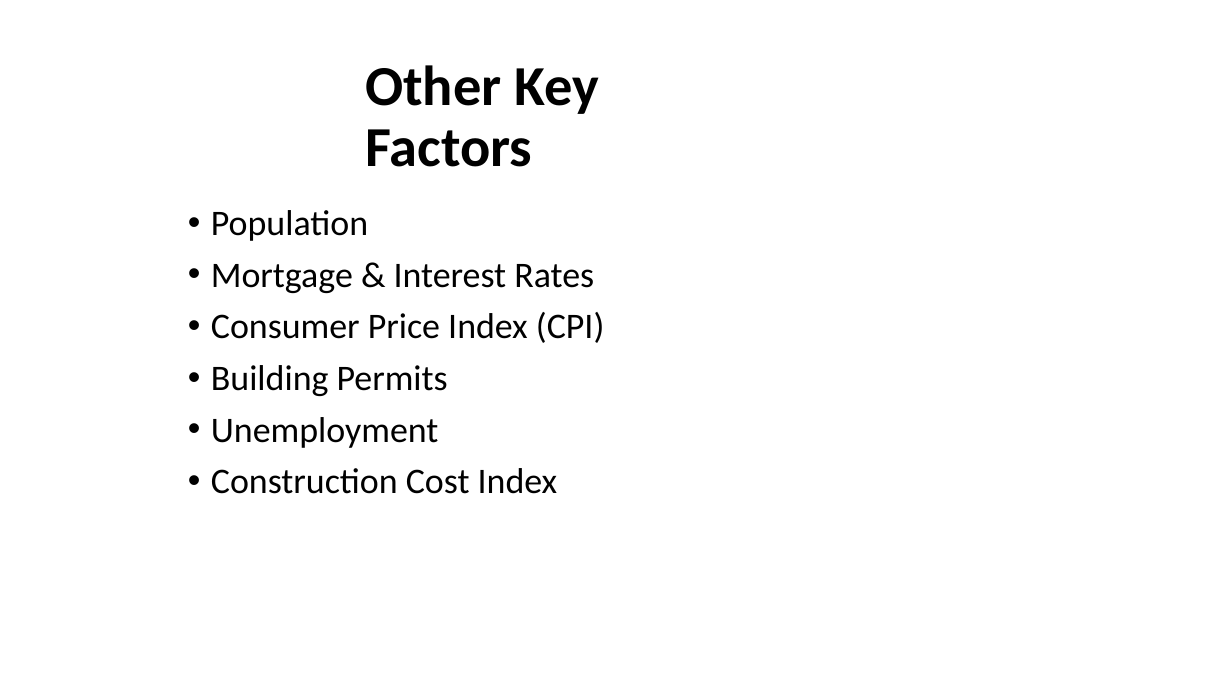
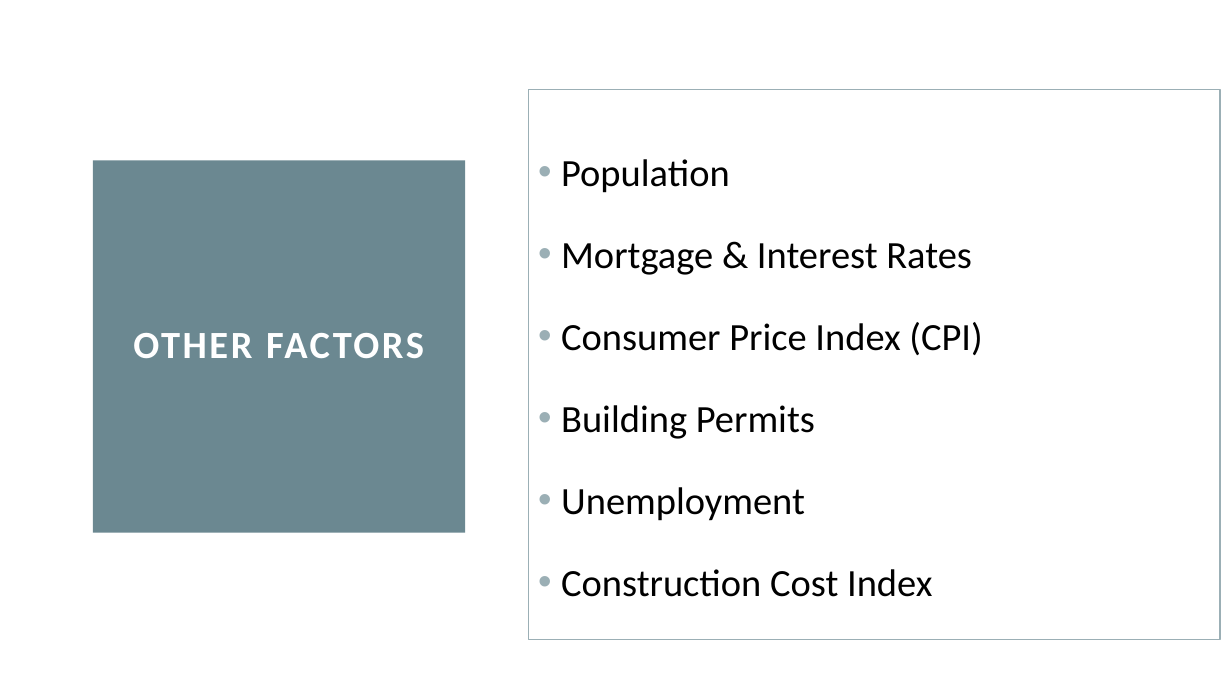
Before and after one commit to dxvo/DGJ_project, a slide deck: slide 7 of Final_Presentation.pptx. Drawn at 1232x693 pixels with LibreOffice and Linux fonts; fonts in the diff are those of the drawing. Boxes give left, top, right and bottom in pixels: in the first picture for what was removed or moved away, otherwise in the second. Text is boxed around its words. In the diff, an @@ line names an element or a change of style, - is before the commit and + after.

```diff
--- a/Final_Presentation.pptx
+++ b/Final_Presentation.pptx
@@ text "Population": place and size @@
-text "Population" at <box>211,210,605,494</box>
+text "Population" at <box>529,90,1220,640</box>
@@ text "Population" at <box>529,90,1220,640</box>: size 28 to 30 pt; line spacing 0.9 to 1.5; vertical alignment top to middle; fill none to #FFFFFF; outline none to #9BAFB5 1 pt @@
@@ title "OTHER FACTORS": place and size @@
-title "OTHER FACTORS" at <box>365,65,599,167</box>
+title "OTHER FACTORS" at <box>92,161,465,533</box>
@@ title "OTHER FACTORS" at <box>92,161,465,533</box>: fill none to #6B8891 @@
@@ title at <box>133,333,424,358</box>: text changed; size 44 to 30 pt; text colour #000000 to #FFFFFF @@
-Other Key Factors
+OTHER FACTORS
```
Also in this commit, not shown: 11 other slides changed, 6 slides added, 3 slides removed, 7 other files.
